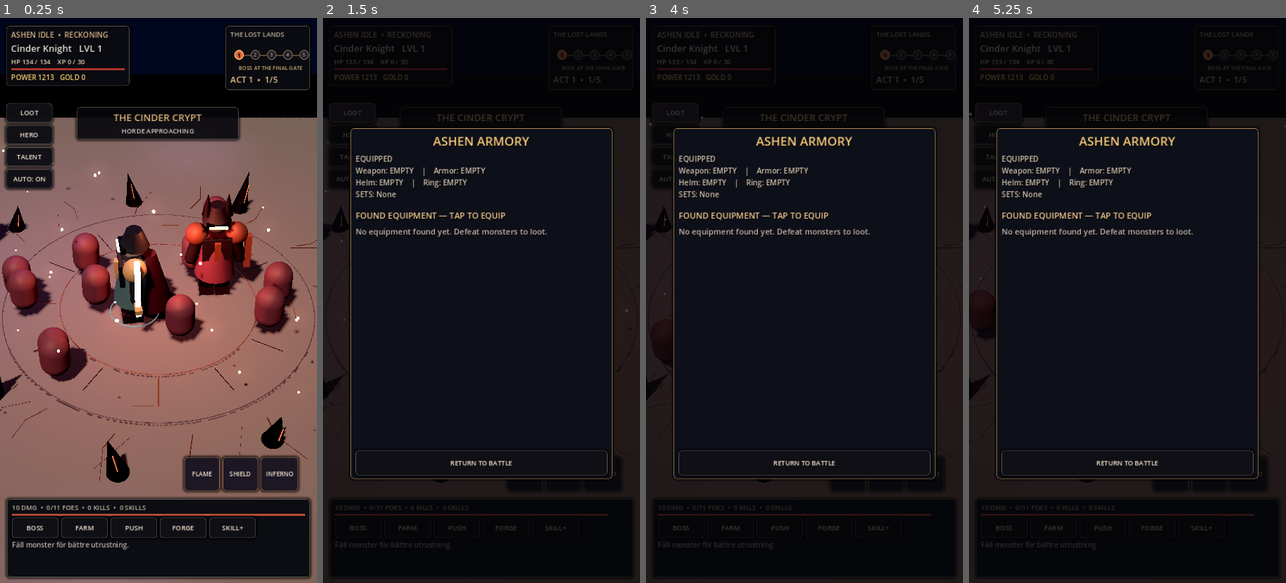
Above: before the commit, frames 1-4 (left to right).
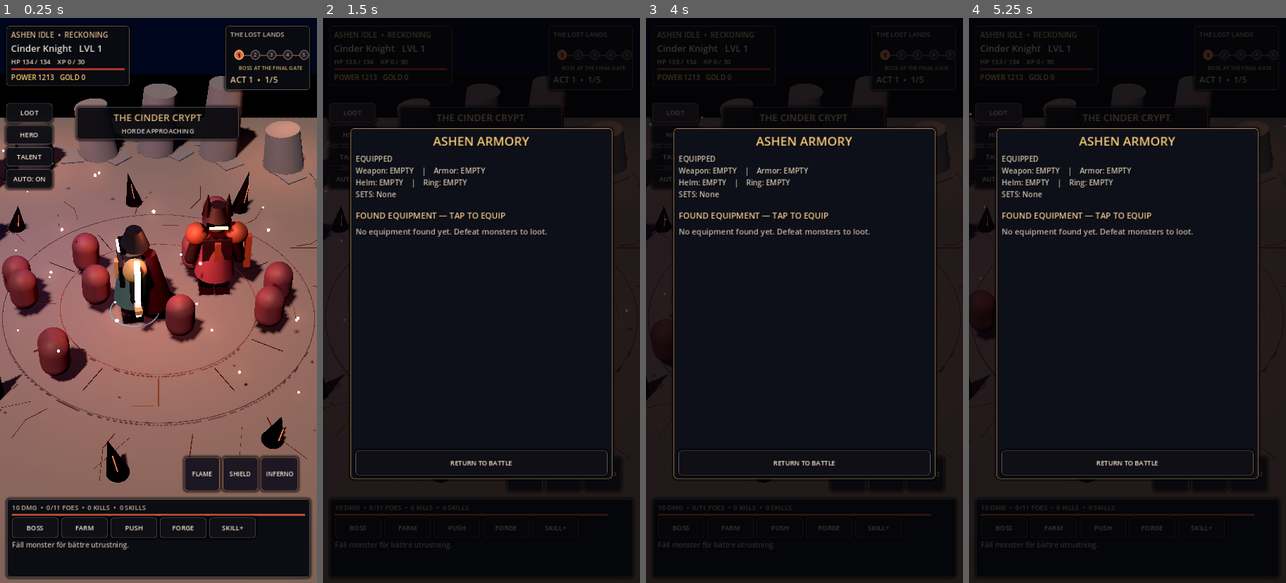
Above: after the commit, the same moments.

Repository: bananofil-wq/AshenIdle
Game: Godot game, scene res://scenes/main.tscn
Same seed, same stepped clock (60 frames per second), same inputs: the game is played once before the commit and once after it.
Inputs:
- Up to frame 1 (0.25 s): no input
- Up to frame 2 (1.5 s): click "LOOT" at 0.5 s; click "HERO" at 1.25 s
- Up to frame 3 (4 s): click "TALENT" at 2 s; click "AUTO: ON" at 2.75 s; click "BOSS" at 3.5 s
- Up to frame 4 (5.25 s): click "FARM" at 4.25 s; click "PUSH" at 5 s

The runs differ from the first frame. In frame 1, 4.1% of the frame differs, in the area x 0-100%, y 10-31%; in frame 2, 0.7%; in frame 3, 0.7%; in frame 4, 0.7%.

Commit message:
Replace giant toy dungeon pillars with restrained weathered PBR ruined battlements and gray worn stone

Diff:
--- a/scripts/main.gd
+++ b/scripts/main.gd
@@ -2074,7 +2074,7 @@
     material.texture_filter = BaseMaterial3D.TEXTURE_FILTER_LINEAR_WITH_MIPMAPS
     if ResourceLoader.exists("res://assets/pbr/stone_floor_diff_1k.jpg"):
         material.albedo_texture = load("res://assets/pbr/stone_floor_diff_1k.jpg")
-        material.albedo_color = Color("bfc4ce")
+        material.albedo_color = Color("acb4c2")
         material.roughness = 0.87
         if ResourceLoader.exists("res://assets/pbr/stone_floor_nor_gl_1k.jpg"):
             material.normal_enabled = true
@@ -2092,21 +2092,31 @@
         long_edge.rotation.y = PI * 0.5
 
 func _place_dungeon_detail() -> void:
-    # Sparse ruined gothic architecture creates depth, leaving the hero visible.
-    for i in range(12):
-        var a: float = TAU * float(i) / 12.0 + 0.14
-        var distance: float = 8.4 + float(i % 3) * 0.50
-        var pos := Vector3(cos(a) * distance, 0.0, sin(a) * distance)
-        if i % 3 == 0:
-            _place_dungeon_model("pillar_decorated", pos, a + PI / 2.0, 1.05)
-        else:
-            _place_dungeon_model("wall_broken", pos, a + PI / 2.0, 1.06)
-        if i % 3 == 0:
+    # Broken battlements: realistic PBR stone, not the huge toy-like KayKit columns.
+    var slab_mat := (pbr_floor.material_override as StandardMaterial3D).duplicate() as StandardMaterial3D
+    slab_mat.albedo_color = Color("727b87")
+    slab_mat.uv1_scale = Vector3(1.7, 1.7, 1.0)
+    for i in range(13):
+        var angle: float = PI + float(i) * PI / 12.0
+        var pos := Vector3(cos(angle) * 8.5, 0, sin(angle) * 8.5)
+        var height: float = 1.4 + float(i % 4) * 0.41
+        var capital := CylinderMesh.new()
+        capital.top_radius = 0.57
+        capital.bottom_radius = 0.70
+        capital.height = height
+        var broken := _mesh(self, capital, pos + Vector3(0.0, height * 0.5, 0.0), slab_mat)
+        broken.rotation.z = 0.12 * sin(float(i) * 4.1)
+        for n in range(2):
+            var chip := BoxMesh.new()
+            chip.size = Vector3(0.80, 0.20, 0.78)
+            var fragment := _mesh(self, chip, pos + Vector3(sin(float(i + n) * 3.5), -0.04, cos(float(i + n) * 4.0)) * 0.85, slab_mat)
+            fragment.rotation.y = float(i + n) * 0.66
+        if i % 4 == 0:
             var lamp := OmniLight3D.new()
-            lamp.light_color = Color("ff7742") if i % 2 == 0 else Color("8b65e0")
-            lamp.light_energy = 0.62
-            lamp.omni_range = 3.8
-            lamp.position = pos + Vector3(0, 2.25, 0)
+            lamp.light_color = Color("ff7742") if i % 2 == 0 else Color("8667e8")
+            lamp.light_energy = 0.90
+            lamp.omni_range = 4.2
+            lamp.position = pos + Vector3(0, 2.2, 0)
             add_child(lamp)
             art_brazier_lights.append(lamp)
     # Thin cracks and ancient broken ritual marks are accents rather than the entire floor.
